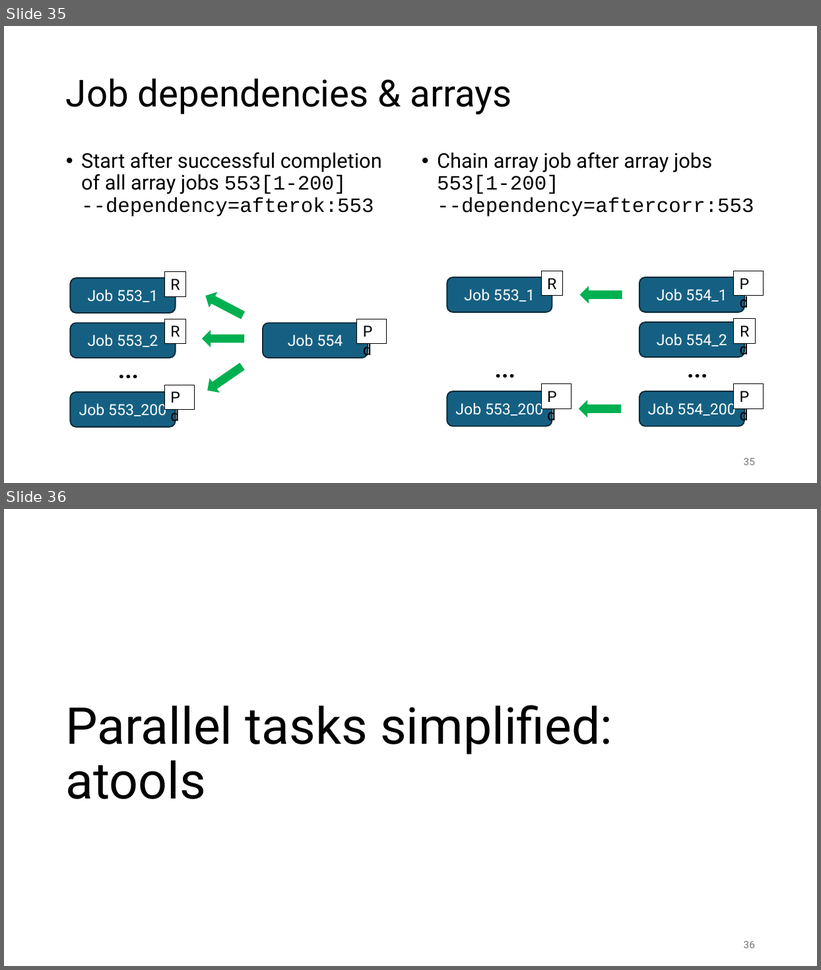
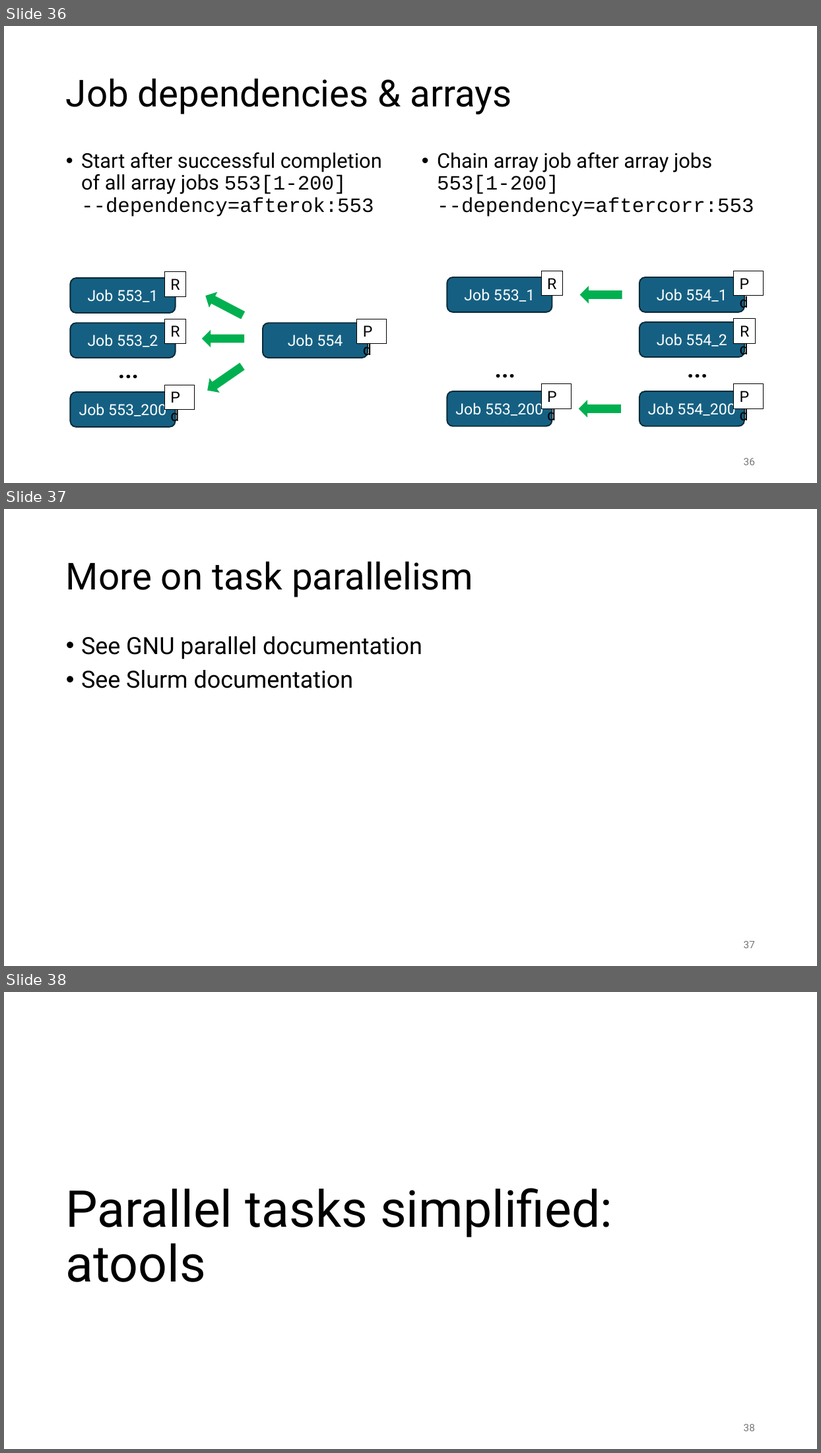
Before and after one commit to gjbex/Workflows-for-HPC, a slide deck: workflow_for_HPC.pptx. Shown one above the other, each under a label of ours: slides 35 and 36 before the commit, slides 36, 37 and 38 after it. The pictures are 821x970 and 821x1453 pixels, drawn with LibreOffice and Linux fonts; fonts in the diff are those of the drawing. Boxes give left, top, right and bottom in pixels: in the first picture for what was removed or moved away, otherwise in the second. Text is boxed around its words. In the diff, an @@ line names an element or a change of style, - is before the commit and + after.

```diff
--- a/workflow_for_HPC.pptx
+++ b/workflow_for_HPC.pptx
@@ slide 37 added at (x1=4, y1=509, x2=817, y2=966), background #FFFFFF @@
@@ title added at (x1=66, y1=561, x2=473, y2=597), 44 pt, text #000000 @@
+More on task parallelism
@@ text added at (x1=81, y1=636, x2=422, y2=689), 28 pt, text #000000 @@
+• See GNU parallel documentation
+• See Slurm documentation
@@ page number added at (x1=744, y1=941, x2=755, y2=949), 12 pt, text #797979 @@
+37
@@ what was slide 35 is now slide 36 @@
@@ what was slide 36 is now slide 38 @@
@@ page number at (x1=744, y1=1424, x2=755, y2=1432): text changed @@
-36
+38
```
Also in this commit, not shown: 2 other slides added.
